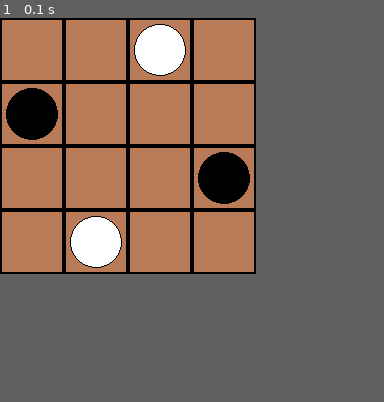
Above: before the commit, frame 1.
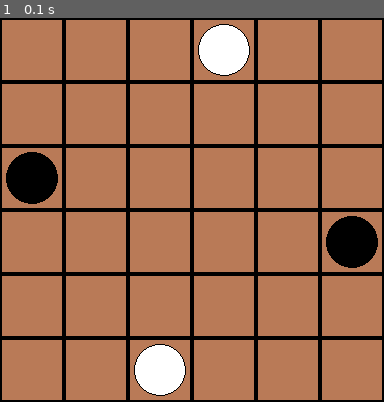
Above: after the commit, the same moment.

Repository: amaarquadri/perfect-information-game
Game: pygame game, started from src/scripts/view_game_file.py
The game is run twice, just before and just after one commit, with the same random seed, the same clock (stepped at 60 frames per second) and the same inputs.
Inputs:
- Up to frame 1 (0.1 s): no input
In our replay, the window is 256x256 before the commit and 384x384 after it. These sizes can differ from the game's own. Grey fills any space a smaller window leaves; there, only what the larger window draws over its background counts as a difference.

The runs differ from the first frame. In frame 1, 18% of the frame differs, in the area x 0-100%, y 0-100%.

Commit message:
made changing ruleset easier

Diff:
--- a/src/games/amazons.py
+++ b/src/games/amazons.py
@@ -4,6 +4,9 @@
 
 
 class Amazons(Game):
+    CONFIG = '6x6'
+    # CONFIG = '4x4'
+
     PLAYER_1_STARTING_BOARD_6x6 = np.array([[0, 0, 0, 1, 0, 0],
                                             [0, 0, 0, 0, 0, 0],
                                             [0, 0, 0, 0, 0, 0],
@@ -14,7 +17,7 @@
                                             [0, 0, 0, 0],
                                             [0, 0, 0, 0],
                                             [0, 1, 0, 0]])
-    PLAYER_1_STARTING_BOARD = PLAYER_1_STARTING_BOARD_4x4
+    PLAYER_1_STARTING_BOARD = PLAYER_1_STARTING_BOARD_6x6 if CONFIG == '6x6' else PLAYER_1_STARTING_BOARD_4x4
     PLAYER_2_STARTING_BOARD = np.rot90(PLAYER_1_STARTING_BOARD)
     STARTING_STATE = np.stack([PLAYER_1_STARTING_BOARD,
                                PLAYER_2_STARTING_BOARD,
Not shown, changed: README.md
